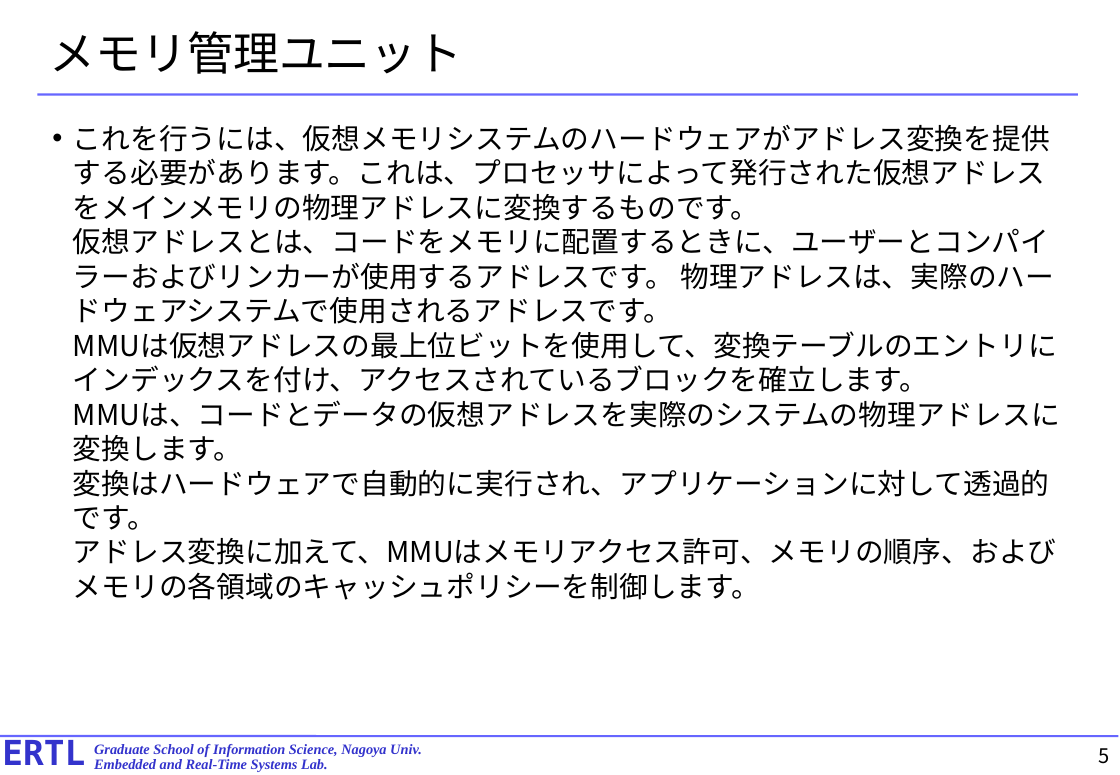
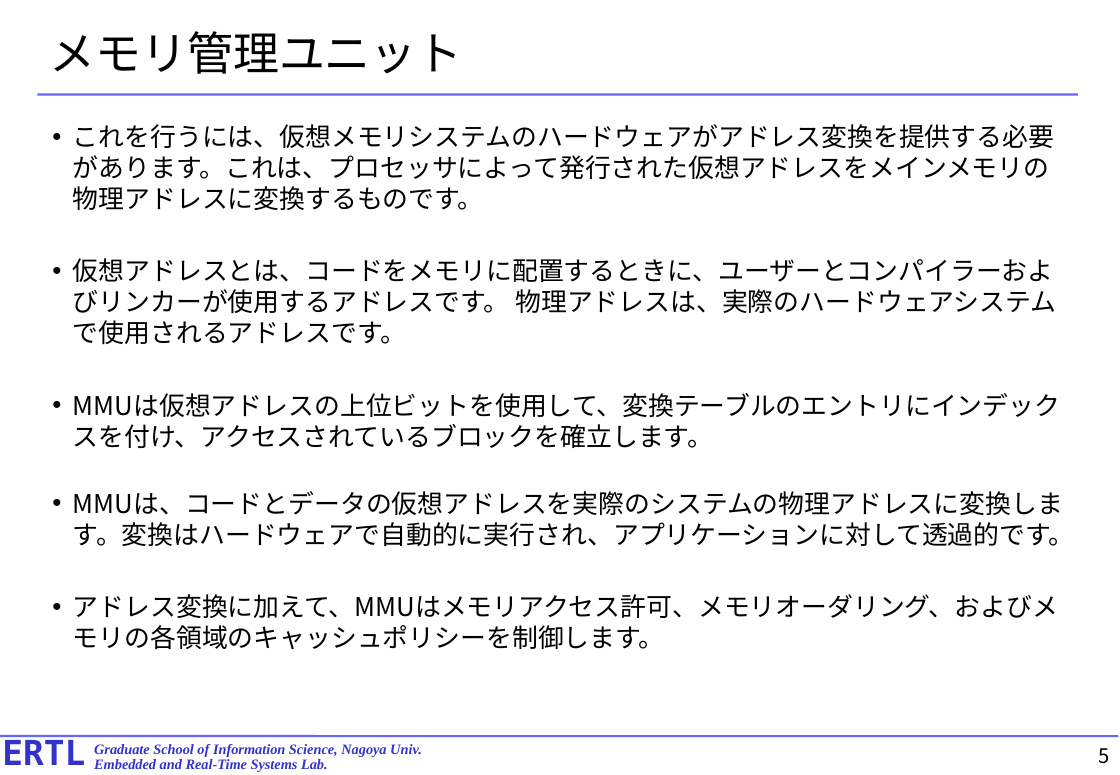
Before and after one commit to exshonda/arm64_basic, a slide deck: slide 5 of text/10.chapter12.pptx. Drawn at 1120x775 pixels with LibreOffice and Linux fonts; fonts in the diff are those of the drawing. Boxes give left, top, right and bottom in pixels: in the first picture for what was removed or moved away, otherwise in the second. Text is boxed around its words. In the diff, an @@ line names an element or a change of style, - is before the commit and + after.

```diff
--- a/text/10.chapter12.pptx
+++ b/text/10.chapter12.pptx
@@ text at (73, 124, 1075, 650): text changed; size 20 to 18 pt @@
-• これを行うには、仮想メモリシステムのハードウェアがアドレス変換を提供する必要があります。これは、プロセッサによって発行された仮想アドレスをメインメモリの物理アドレスに変換するものです。
-  仮想アドレスとは、コードをメモリに配置するときに、ユーザーとコンパイラーおよびリンカーが使用するアドレスです。 物理アドレスは、実際のハードウェアシステムで使用されるアドレスです。
-  MMUは仮想アドレスの最上位ビットを使用して、変換テーブルのエントリにインデックスを付け、アクセスされているブロックを確立します。
-  MMUは、コードとデータの仮想アドレスを実際のシステムの物理アドレスに変換します。
-  変換はハードウェアで自動的に実行され、アプリケーションに対して透過的です。
-  アドレス変換に加えて、MMUはメモリアクセス許可、メモリの順序、およびメモリの各領域のキャッシュポリシーを制御します。
+• これを行うには、仮想メモリシステムのハードウェアがアドレス変換を提供する必要があります。これは、プロセッサによって発行された仮想アドレスをメインメモリの物理アドレスに変換するものです。
+• 仮想アドレスとは、コードをメモリに配置するときに、ユーザーとコンパイラーおよびリンカーが使用するアドレスです。 物理アドレスは、実際のハードウェアシステムで使用されるアドレスです。
+• MMUは仮想アドレスの上位ビットを使用して、変換テーブルのエントリにインデックスを付け、アクセスされているブロックを確立します。
+• MMUは、コードとデータの仮想アドレスを実際のシステムの物理アドレスに変換します。変換はハードウェアで自動的に実行され、アプリケーションに対して透過的です。
+• アドレス変換に加えて、MMUはメモリアクセス許可、メモリオーダリング、およびメモリの各領域のキャッシュポリシーを制御します。
```
Also in this commit, not shown: 31 other slides changed, 1 slide added.
